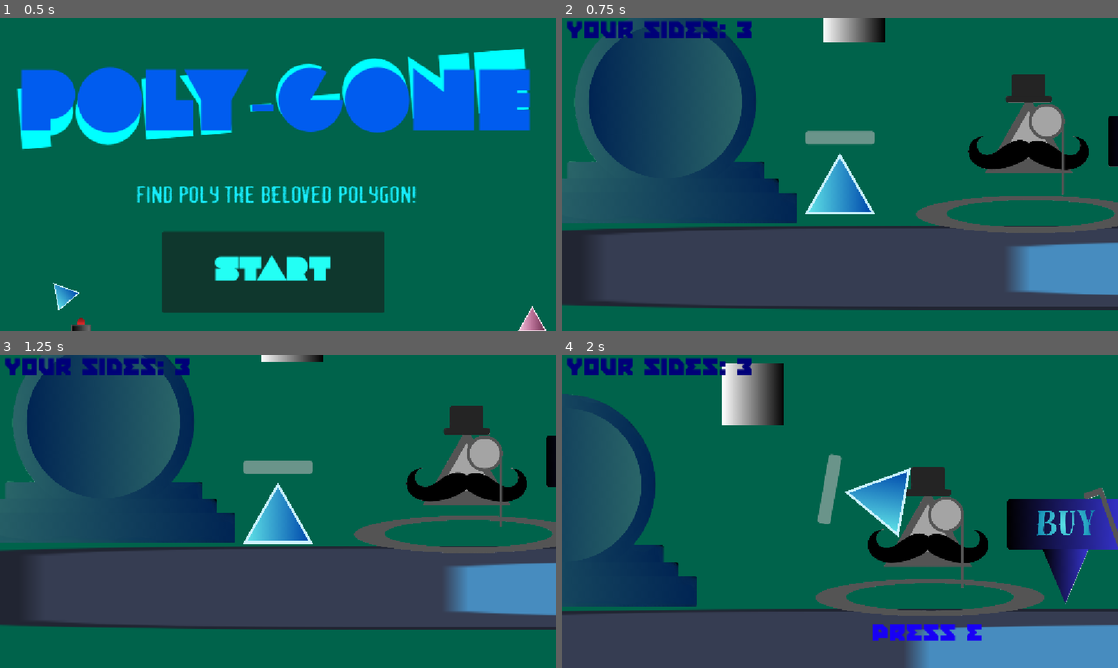
Above: before the commit, frames 1-4 (two rows, left to right).
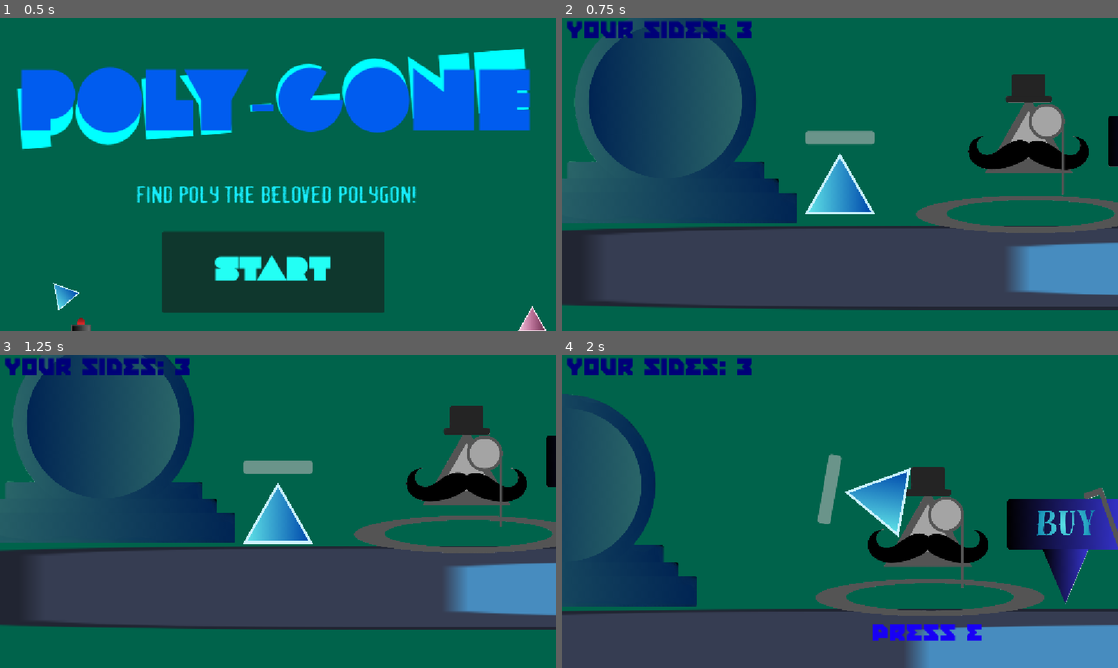
Above: after the commit, the same moments.

Repository: Eldragon126/Shapes
Game: Godot game, scene res://nodes/title_screen.tscn
Same seed, same stepped clock (60 frames per second), same inputs: the game is played once before the commit and once after it. The engine's default icon, where the game draws it, is replaced by a stand-in: a white triangle on a blue panel in a dark square. Sound files missing from this copy of the repository are replaced by a short silence.
Inputs (mouse positions are in pixels of both pictures, inside the frame that each line leads up to):
- Up to frame 1 (0.5 s): no input
- Up to frame 2 (0.75 s): click "Start" at 0.5 s
- Up to frame 3 (1.25 s): no input
- Up to frame 4 (2 s): move the mouse to (962, 495) at 1.27 s; hold Right (ui_right) from 1.28 s (still down); tap Shift (ability_activate) at 1.35 s; tap Space (jump) at 1.52 s

Frame 1 is identical in both runs. In frame 2, 0.9% of the frame differs, in the area x 47-59%, y 0-8%; in frame 3, 0.2%; in frame 4, 2.1%, in the area x 28-40%, y 2-23%.

Commit message:
Kept your changes

Diff:
--- a/nodes/debug_scene.tscn
+++ b/nodes/debug_scene.tscn
@@ -8,12 +8,11 @@
 [ext_resource type="PackedScene" uid="uid://dtkld6sdexyiu" path="res://nodes/enemy_triangle.tscn" id="6_d13pl"]
 [ext_resource type="PackedScene" uid="uid://c6dyik6epnkt0" path="res://nodes/ballon_transition.tscn" id="7_iqdfs"]
 [ext_resource type="AudioStream" uid="uid://douojtt6kiabb" path="res://assets/Chill Background (Name Later).mp3" id="8_d13pl"]
-[ext_resource type="PackedScene" path="res://nodes/Enemies/67_enemy.tscn" id="9_3jfbe"]
-[ext_resource type="PackedScene" uid="uid://ear8epsstoqg" path="res://nodes/scene_exit.tscn" id="10_bse77"]
 [ext_resource type="PackedScene" uid="uid://du1ic7ks3t51o" path="res://nodes/balloon_small.tscn" id="9_3jfbe"]
-[ext_resource type="PackedScene" uid="uid://du1ic7ks3t51o" path="res://nodes/balloon_small.tscn" id="9_3jfbe"]
+
 [sub_resource type="RectangleShape2D" id="RectangleShape2D_wkvbf"]
 size = Vector2(7464, 119)
+
 [node name="DebugScene" type="Node2D"]
 script = ExtResource("1_wpvxr")
 [node name="TransformationTomb" parent="." instance=ExtResource("1_5qlkd")]
@@ -77,21 +76,6 @@
 stream = ExtResource("8_d13pl")
 volume_db = -10.0
 autoplay = true
-[node name="67Enemy" parent="." instance=ExtResource("9_3jfbe")]
-position = Vector2(7089, -444)
-mass = 0.1
-[node name="scene_exit" parent="." instance=ExtResource("10_bse77")]
-position = Vector2(1227, -453)
-connected_room = "res://main_scene.tscn"
-player_pos = Vector2(-213, 1104)
-[node name="scene_exit2" parent="." instance=ExtResource("10_bse77")]
-position = Vector2(-648, -97)
-connected_room = "res://nodes/debug_scene.tscn"
-[node name="scene_exit3" parent="." instance=ExtResource("10_bse77")]
-position = Vector2(61, 873)
-connected_room = "res://main_scene.tscn"
-player_pos = Vector2(-213, 1104)
+
 [node name="BalloonSmall" parent="." instance=ExtResource("9_3jfbe")]
 position = Vector2(2741, -198)
-[node name="BalloonSmall" parent="." instance=ExtResource("9_3jfbe")]
-position = Vector2(2741, -198)
